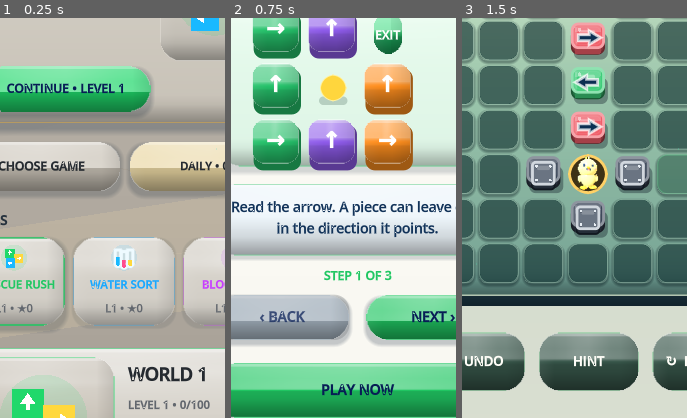
Above: before the commit, frames 1-3 (left to right).
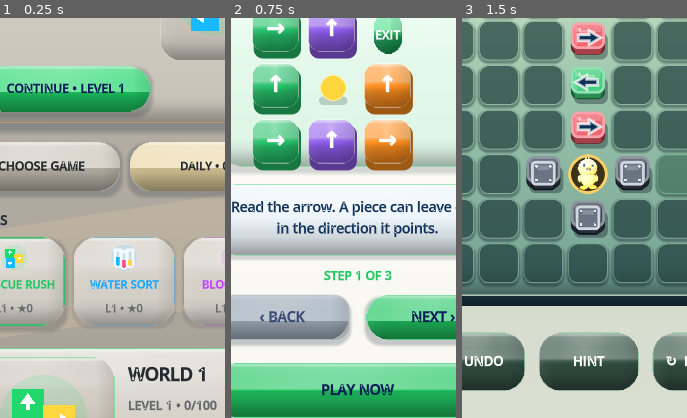
Above: after the commit, the same moments.

Repository: eghosa001/unjam
Game: Godot game, scene res://scenes/Main.tscn
The game is run twice, just before and just after one commit, with the same random seed, the same clock (stepped at 60 frames per second) and the same inputs.
Inputs:
- Up to frame 1 (0.25 s): no input
- Up to frame 2 (0.75 s): click "CONTINUE • LEVEL 1" at 0.5 s
- Up to frame 3 (1.5 s): click "PLAY NOW" at 1.25 s
The pictures show only the part of the screen within x 22-72%, y 28-78%; the shares and areas given below are measured in that part.

The runs differ from the first frame. In frame 1, 0.6% of the frame differs, in the area x 57-97%, y 95-98%; in frame 2, nothing differs; in frame 3, nothing differs.

Commit message:
Keep Home journey metadata readable

Diff:
--- a/scripts/ui/premium_home_direct_levels.gd
+++ b/scripts/ui/premium_home_direct_levels.gd
@@ -301,7 +301,7 @@
 
 	var world_title := _add_text(root, "WORLD %d" % world, Rect2(195, 598, 152, 26), 18, OFF_WHITE if _home_dark() else NAVY, true)
 	world_title.name = "HomeWorldProgressTitle"
-	var world_value := _add_text(root, "LEVEL %d • %d/%d" % [level, completed_in_world, total], Rect2(195, 632, 152, 18), 11, MUTED, true)
+	var world_value := _add_text(root, "LEVEL %d • %d/%d" % [level, completed_in_world, total], Rect2(195, 632, 152, 18), 12, MUTED, true)
 	world_value.name = "HomeWorldProgressValue"
 
 	var progress := ProgressBar.new()
